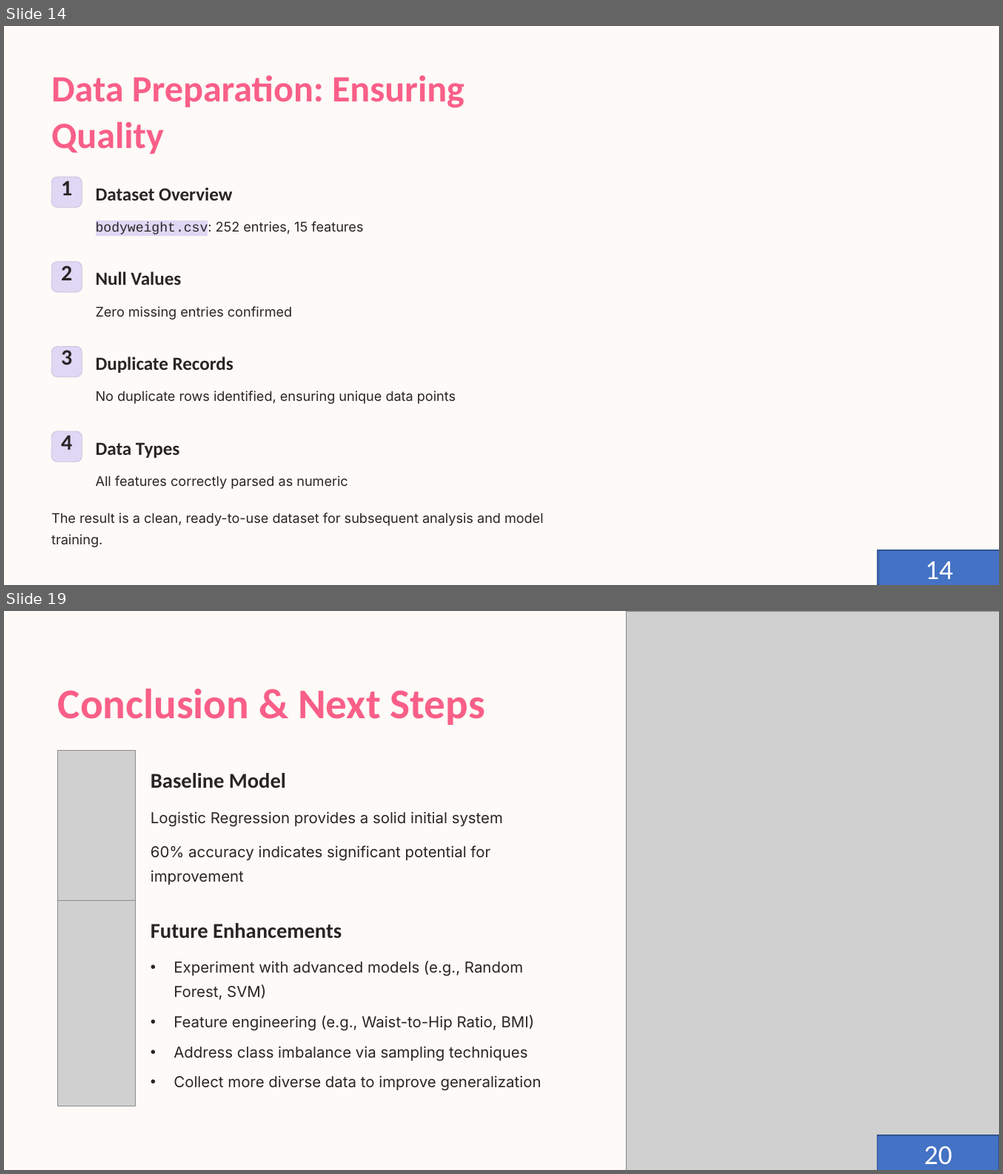
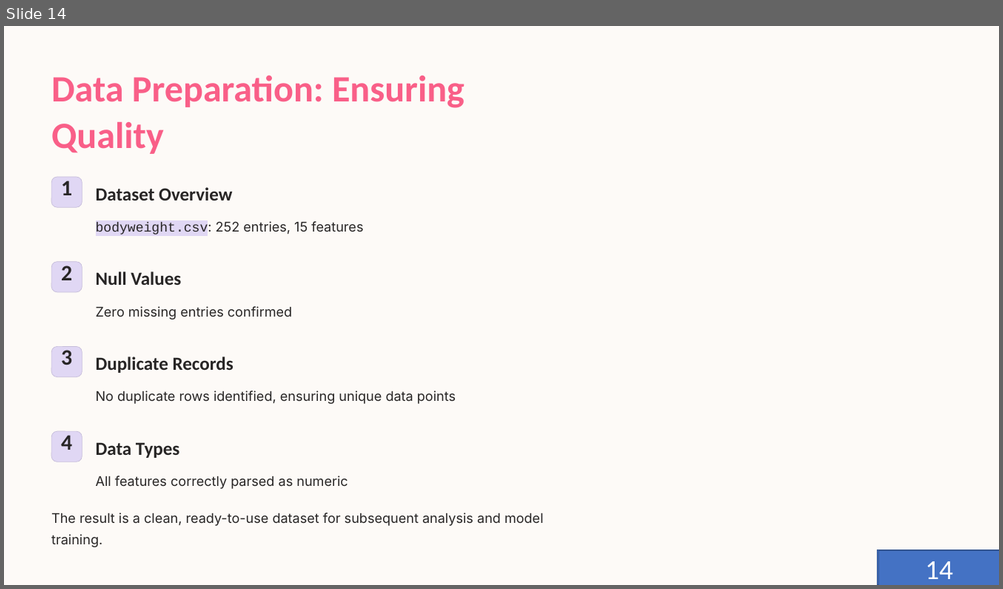
Before and after one commit to Sauri25/AI-PROJECTS, a slide deck: PROJECT 3/final.pptx. Shown one above the other, each under a label of ours: slides 14 and 19 before the commit, slide 14 after it; the slides between them are not shown. The pictures are 1003x1174 and 1003x589 pixels, drawn with LibreOffice and Linux fonts; fonts in the diff are those of the drawing; grey boxes stand for pictures; background and template pictures are left out. Boxes give left, top, right and bottom in pixels: in the first picture for what was removed or moved away, otherwise in the second. Text is boxed around its words. In the diff, an @@ line names an element or a change of style, - is before the commit and + after.

```diff
--- a/PROJECT 3/final.pptx
+++ b/PROJECT 3/final.pptx
@@ slide 19 removed at <box>4,611,999,1170</box>, background #FFFFFF; not listed: 1 template element that a slide beside it also shows @@
@@ picture removed at <box>626,611,999,1170</box> @@
@@ text removed at <box>58,689,485,725</box> @@
-Conclusion & Next Steps
@@ picture removed at <box>58,751,135,900</box> @@
@@ text removed at <box>151,773,286,789</box> @@
-Baseline Model
@@ text removed at <box>151,812,503,827</box> @@
-Logistic Regression provides a solid initial system
@@ text removed at <box>151,846,490,885</box> @@
-60% accuracy indicates significant potential for improvement
@@ picture removed at <box>58,900,135,1107</box> @@
@@ text removed at <box>151,923,341,939</box> @@
-Future Enhancements
@@ text removed at <box>173,961,523,1000</box> @@
-• Experiment with advanced models (e.g., Random Forest, SVM)
@@ text removed at <box>173,1015,535,1031</box> @@
-• Feature engineering (e.g., Waist-to-Hip Ratio, BMI)
@@ text removed at <box>173,1046,527,1062</box> @@
-• Address class imbalance via sampling techniques
@@ text removed at <box>173,1076,541,1091</box> @@
-• Collect more diverse data to improve generalization
@@ rectangle removed at <box>876,1135,999,1170</box> @@
@@ rectangle removed at <box>876,1136,999,1170</box> @@
-20
```
Also in this commit, not shown: 14 slides changed, 4 slides added, 1 other slide removed, 12 other files.
